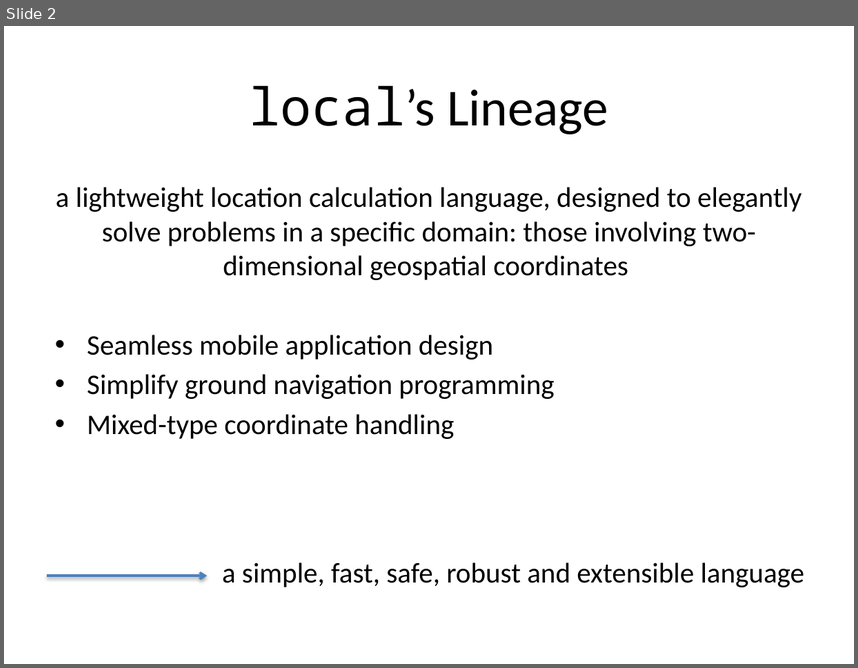
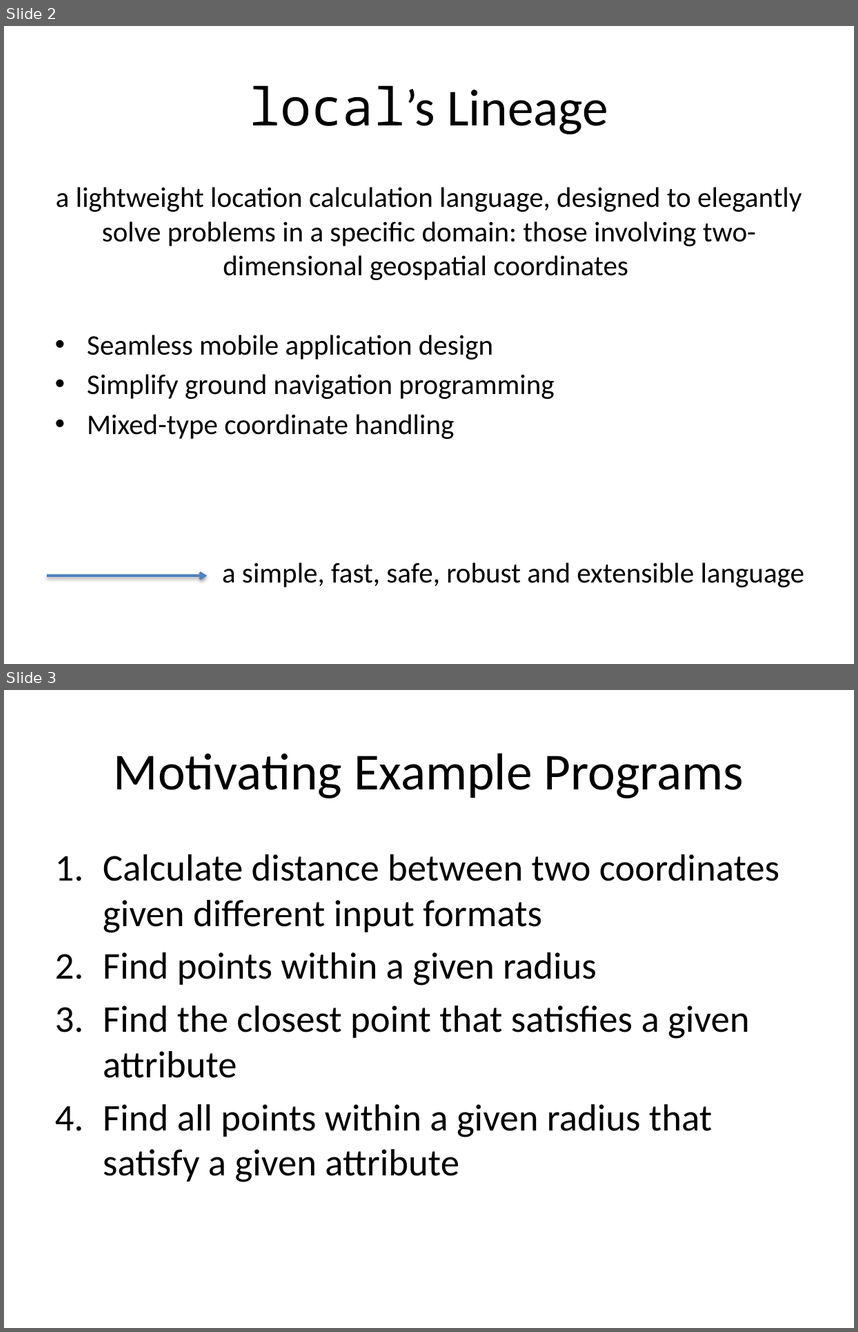
Before and after one commit to hi-itsnee/the-local-programming-language, a slide deck: docs/local_present.pptx. Shown one above the other, each under a label of ours: slide 2 before the commit, slides 2 and 3 after it. The pictures are 858x668 and 858x1332 pixels, drawn with LibreOffice and Linux fonts; fonts in the diff are those of the drawing. Boxes give left, top, right and bottom in pixels: in the first picture for what was removed or moved away, otherwise in the second. Text is boxed around its words. In the diff, an @@ line names an element or a change of style, - is before the commit and + after.

Commit message:
added more to presentation

```diff
--- a/docs/local_present.pptx
+++ b/docs/local_present.pptx
@@ slide 3 added at (4, 690, 854, 1328), background #FFFFFF @@
@@ title added at (114, 753, 744, 798), 44 pt, text #000000 @@
+Motivating Example Programs
@@ text added at (103, 854, 780, 1182), 32 pt, text #000000 @@
+1. Calculate distance between two coordinates given different input formats
+2. Find points within a given radius
+3. Find the closest point that satisfies a given attribute
+4. Find all points within a given radius that satisfy a given attribute
```
Also in this commit, not shown: 1 slide removed.
